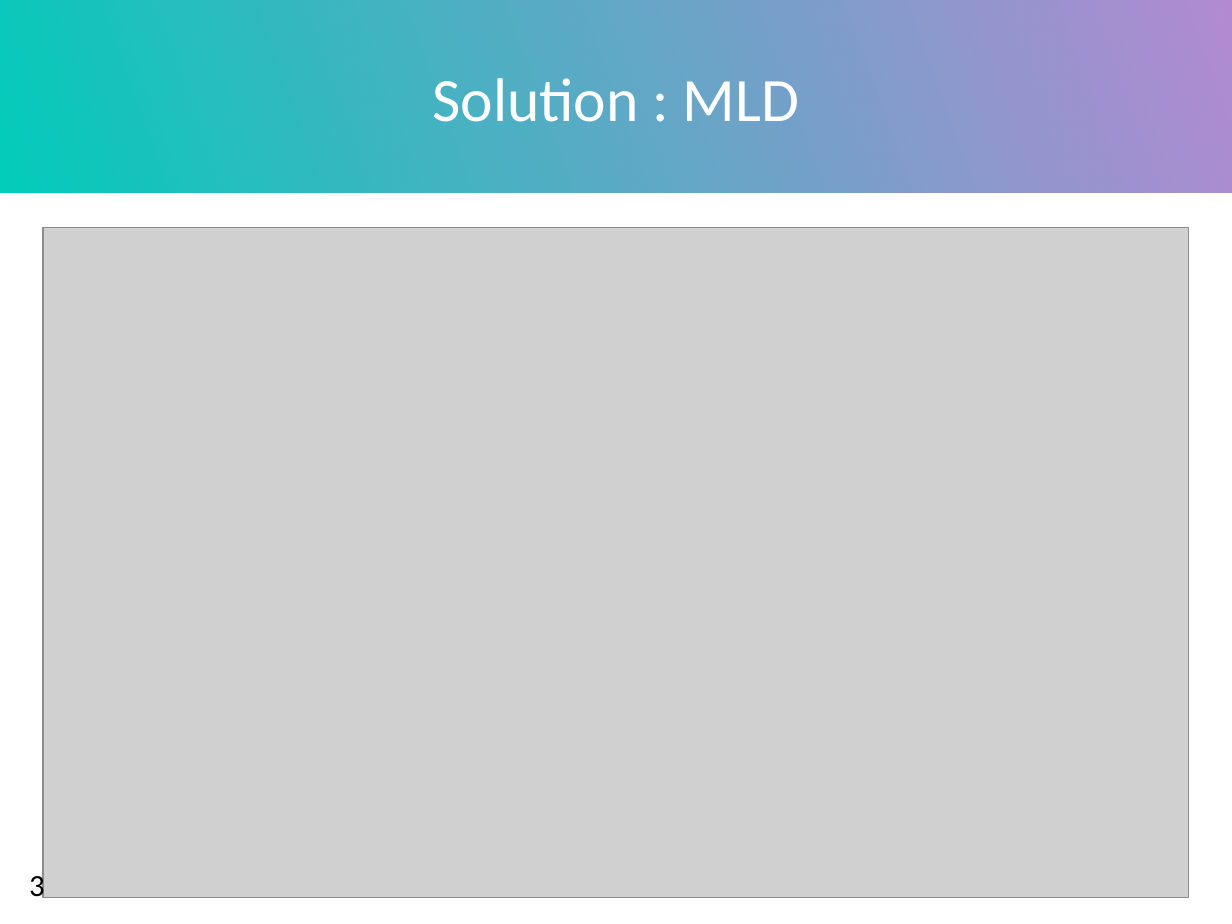
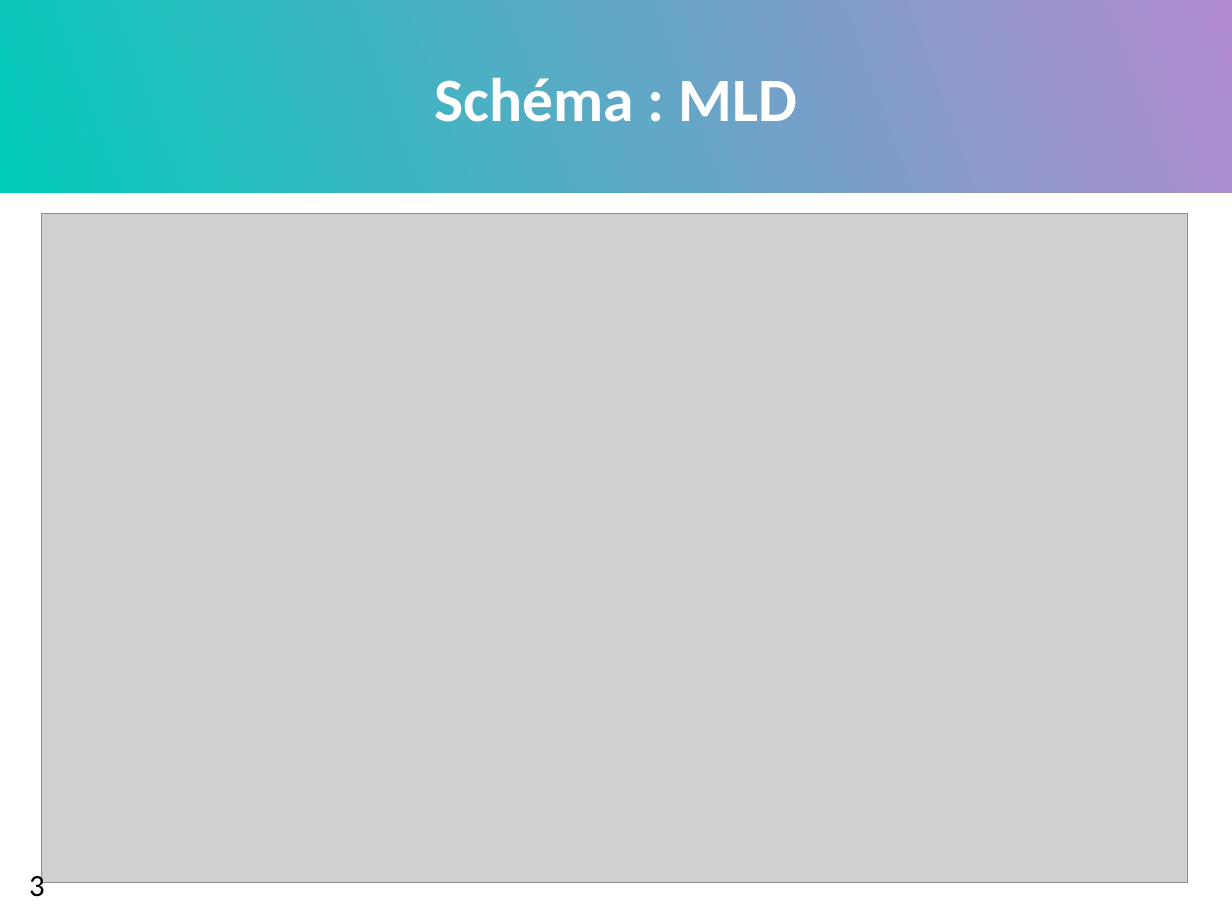
Before and after one commit to MattVil/Face_Key, a slide deck: slide 4 of projet/Projet bdd.pptx. Drawn at 1232x924 pixels with LibreOffice and Linux fonts; fonts in the diff are those of the drawing; grey boxes stand for pictures. Boxes give left, top, right and bottom in pixels: in the first picture for what was removed or moved away, otherwise in the second. Text is boxed around its words. In the diff, an @@ line names an element or a change of style, - is before the commit and + after.

```diff
--- a/projet/Projet bdd.pptx
+++ b/projet/Projet bdd.pptx
@@ title at box(434, 78, 798, 122): text changed; bold on @@
-Solution : MLD
+Schéma : MLD
@@ picture: place and size @@
-picture at box(43, 228, 1189, 898)
+picture at box(42, 213, 1188, 883)
```
Also in this commit, not shown: 7 other slides changed.
